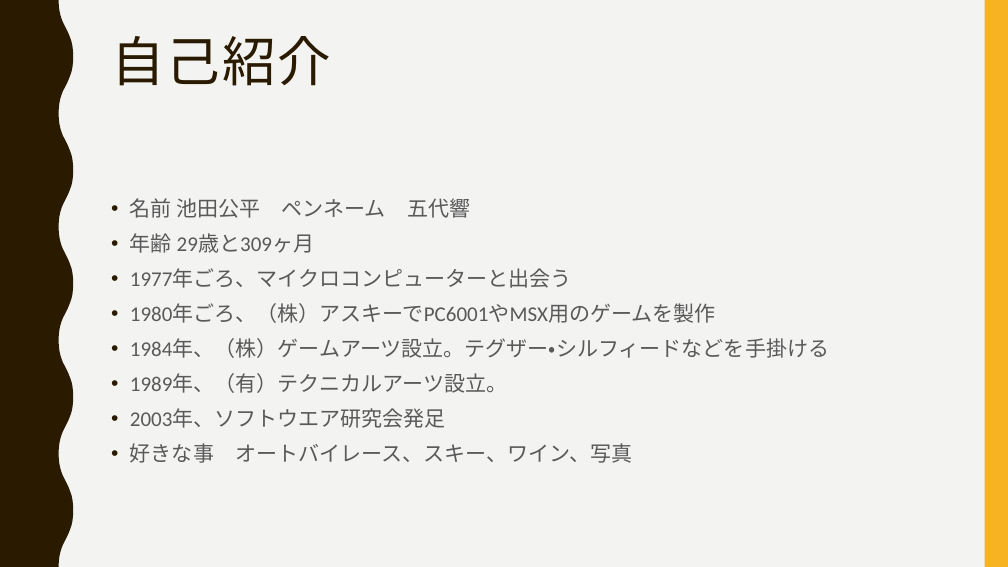
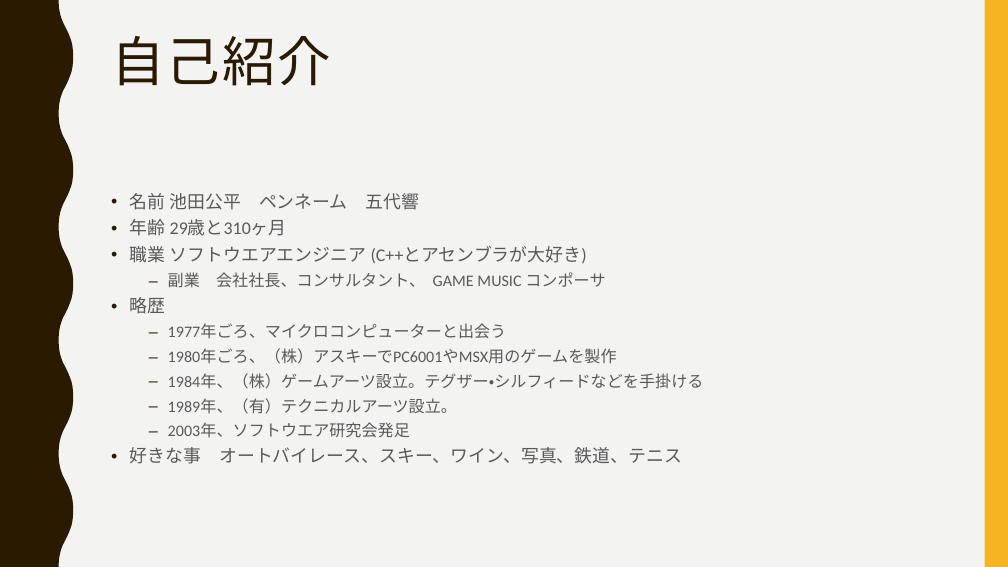
Before and after one commit to ssa-study/documents, a slide deck: slide 2 of HappyEngineer_part2.pptx. Drawn at 1008x567 pixels with LibreOffice and Linux fonts; fonts in the diff are those of the drawing. Boxes give left, top, right and bottom in pixels: in the first picture for what was removed or moved away, otherwise in the second. Text is boxed around its words. In the diff, an @@ line names an element or a change of style, - is before the commit and + after.

```diff
--- a/HappyEngineer_part2.pptx
+++ b/HappyEngineer_part2.pptx
@@ text at <box>130,193,704,437</box>: size 20 to 17 pt in "名前 池田公平 ペンネーム 五代響"; size 20 to 15.3 pt in "1977年ごろ、マイクロコンピューターと出会う", "1980年ごろ、（株）アスキーでPC6001やMSX用のゲームを製作", "1984年、（株）ゲームアーツ設立。テグザー・シルフィードなどを手掛ける", "1989年、（有）テクニカルアーツ設立。" and 1 more places; line spacing 1.1 to 0.9; bullet • to –; list level 1 to 2 in "1977年ごろ、マイクロコンピューターと出会う"; list level 1 to 2 in "1980年ごろ、（株）アスキーでPC6001やMSX用のゲームを製作"; list level 1 to 2 in "1984年、（株）ゲームアーツ設立。テグザー・シルフィードなどを手掛ける"; list level 1 to 2 in "1989年、（有）テクニカルアーツ設立。"; list level 1 to 2 in "2003年、ソフトウエア研究会発足" @@
@@ text at <box>130,219,605,314</box>: text changed; size 20 to 17 pt @@
-• 年齢 29歳と309ヶ月
+• 年齢 29歳と310ヶ月
+• 職業 ソフトウエアエンジニア (C++とアセンブラが大好き)
+  – 副業 会社社長、コンサルタント、 GAME MUSIC コンポーサ
+• 略歴
@@ text at <box>130,447,682,464</box>: text changed; size 20 to 17 pt @@
-• 好きな事 オートバイレース、スキー、ワイン、写真
+• 好きな事 オートバイレース、スキー、ワイン、写真、鉄道、テニス
```
Also in this commit, not shown: 2 slides added.
